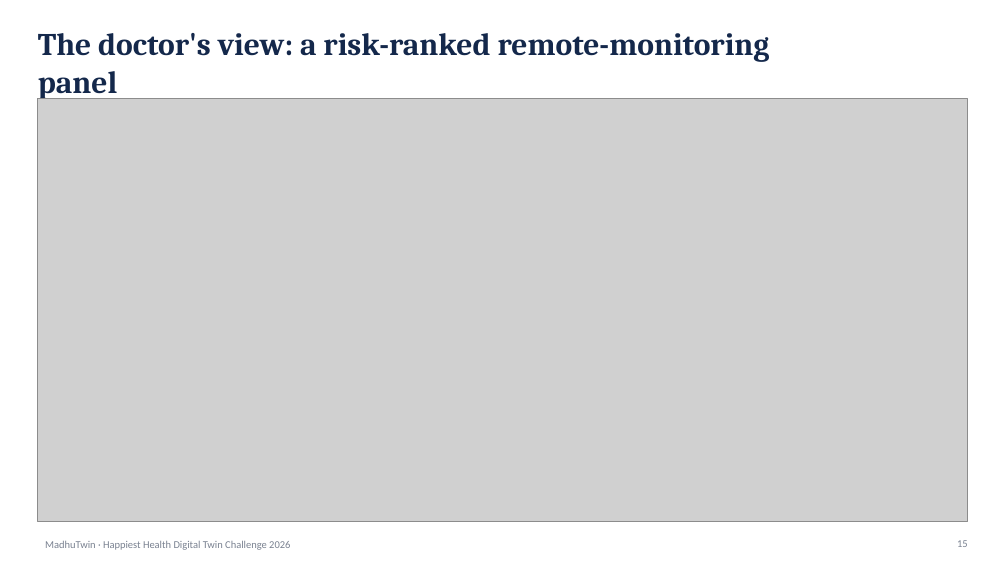
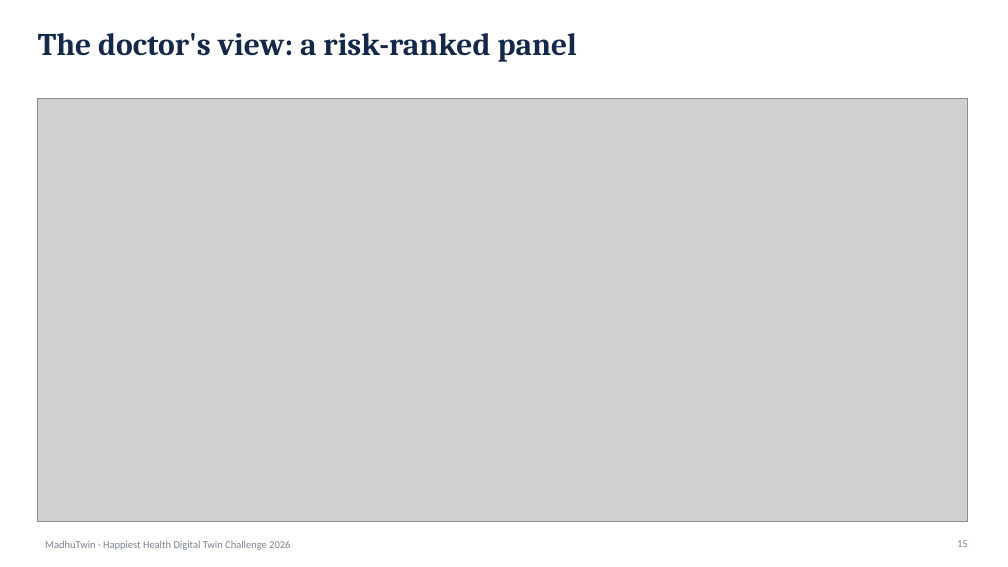
Before and after one commit to ShubAce/MadhuTwin, a slide deck: slide 15 of docs/presentation.pptx. Drawn at 1008x567 pixels with LibreOffice and Linux fonts; fonts in the diff are those of the drawing; grey boxes stand for pictures. Boxes give left, top, right and bottom in pixels: in the first picture for what was removed or moved away, otherwise in the second. Text is boxed around its words. In the diff, an @@ line names an element or a change of style, - is before the commit and + after.

```diff
--- a/docs/presentation.pptx
+++ b/docs/presentation.pptx
@@ text at (x1=38, y1=33, x2=577, y2=62): text changed @@
-The doctor's view: a risk-ranked remote-monitoring panel
+The doctor's view: a risk-ranked panel
```
Also in this commit, not shown: 9 other slides changed, 8 other files.
